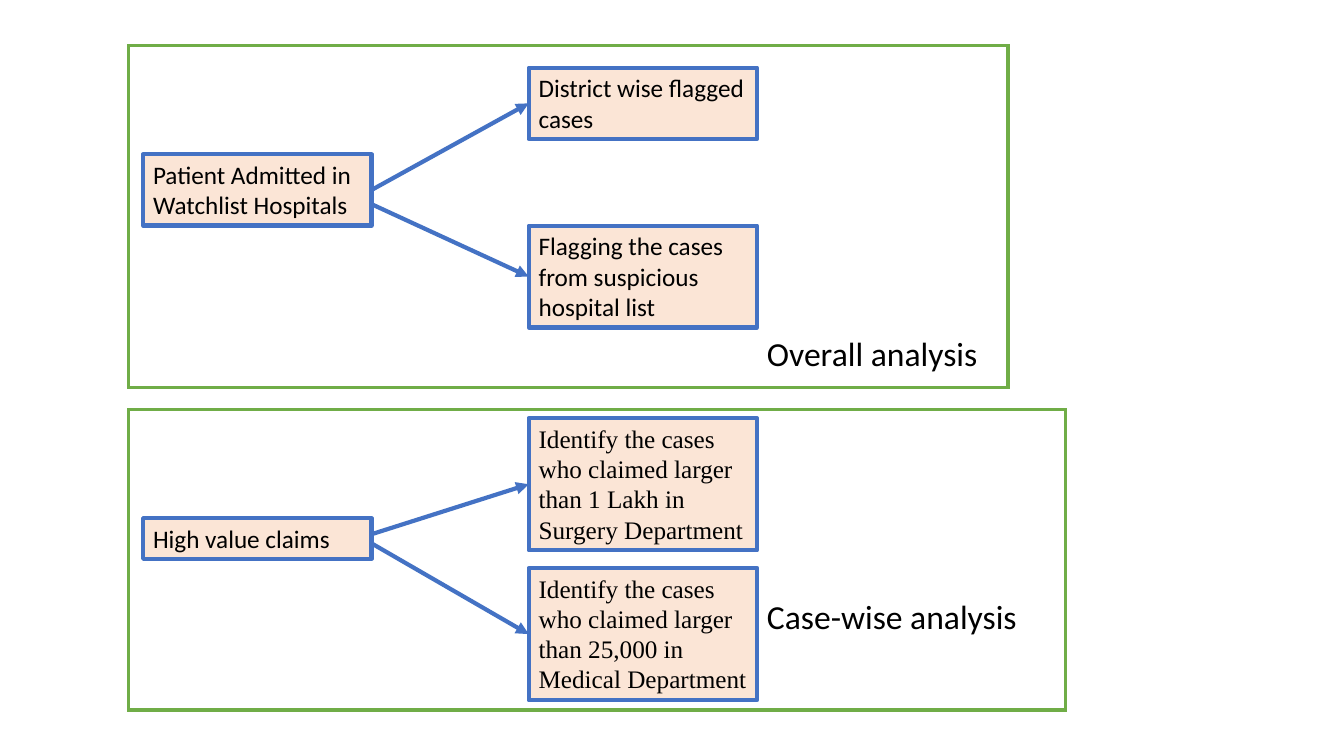
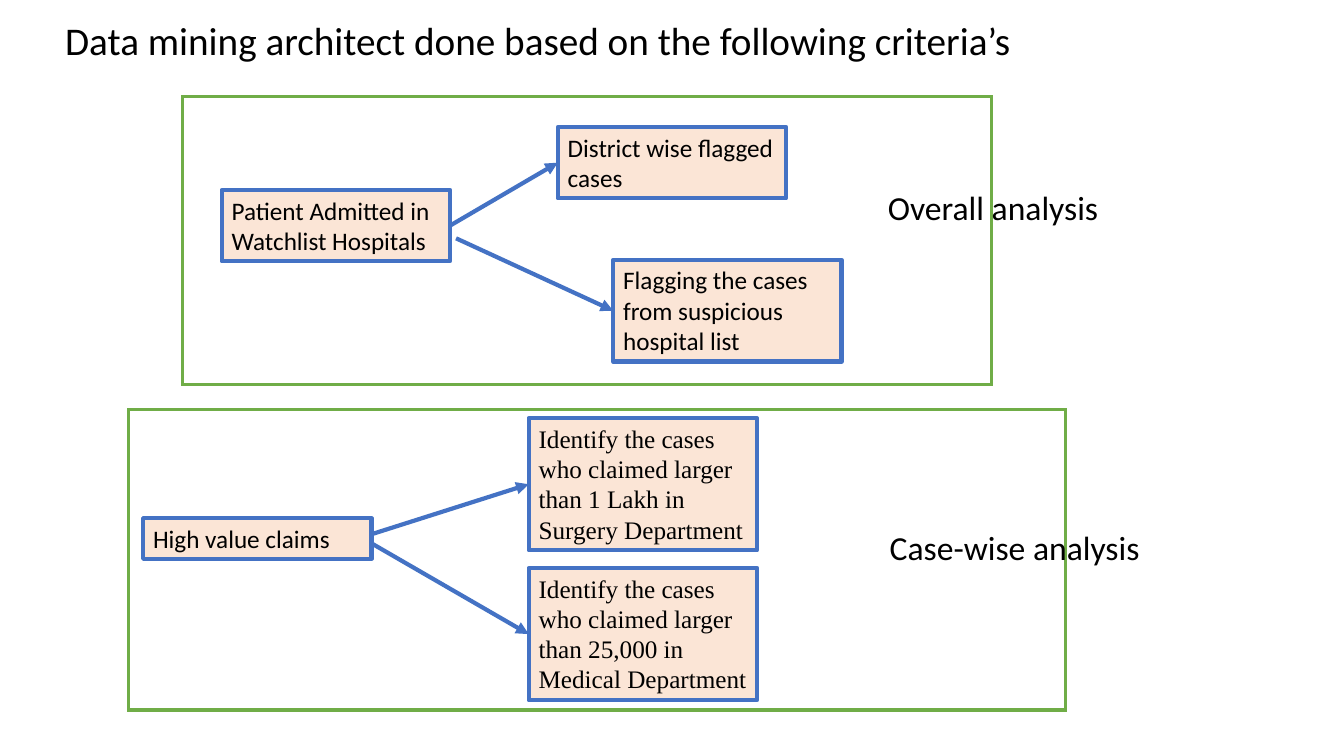
Before and after one commit to Sheepy01/pmjay_fraud_dashboard, a slide deck: slide 4 of Progress Presentation/Fraud_detection_dashboard_presentation_1.pptx (slide 8 before the commit). Drawn at 1344x756 pixels with LibreOffice and Linux fonts; fonts in the diff are those of the drawing. Boxes give left, top, right and bottom in pixels: in the first picture for what was removed or moved away, otherwise in the second. Text is boxed around its words. In the diff, an @@ line names an element or a change of style, - is before the commit and + after.

```diff
--- a/Progress Presentation/Fraud_detection_dashboard_presentation_1.pptx
+++ b/Progress Presentation/Fraud_detection_dashboard_presentation_1.pptx
@@ text added at [65, 27, 1010, 62], 28 pt, text #000000 @@
+Data mining architect done based on the following criteria’s
@@ rectangle: place and size @@
-rectangle at [129, 46, 1008, 388]
+rectangle at [182, 96, 991, 384]
@@ rectangle "District wise flagged cases": place and size @@
-rectangle "District wise flagged cases" at [528, 68, 757, 139]
+rectangle "District wise flagged cases" at [558, 127, 786, 199]
@@ arrow moved from (372, 191) - (528, 104) to (451, 226) - (558, 162) @@
@@ rectangle "Patient Admitted in Watchlist Hospitals": place and size @@
-rectangle "Patient Admitted in Watchlist Hospitals" at [143, 154, 372, 226]
+rectangle "Patient Admitted in Watchlist Hospitals" at [222, 191, 451, 262]
@@ text "Overall analysis" rewrapped from [767, 342, 977, 372] to [888, 192, 1098, 228] @@
@@ arrow moved from (372, 205) - (528, 276) to (456, 238) - (613, 311) @@
@@ rectangle "Flagging the cases from suspicious ...": place and size @@
-rectangle "Flagging the cases from suspicious ..." at [528, 226, 757, 328]
+rectangle "Flagging the cases from suspicious ..." at [613, 260, 842, 362]
@@ text "Case-wise analysis" rewrapped from [767, 605, 1016, 635] to [890, 533, 1139, 569] @@
```
Also in this commit, not shown: 11 other slides changed, 6 slides removed, 17 other files.
